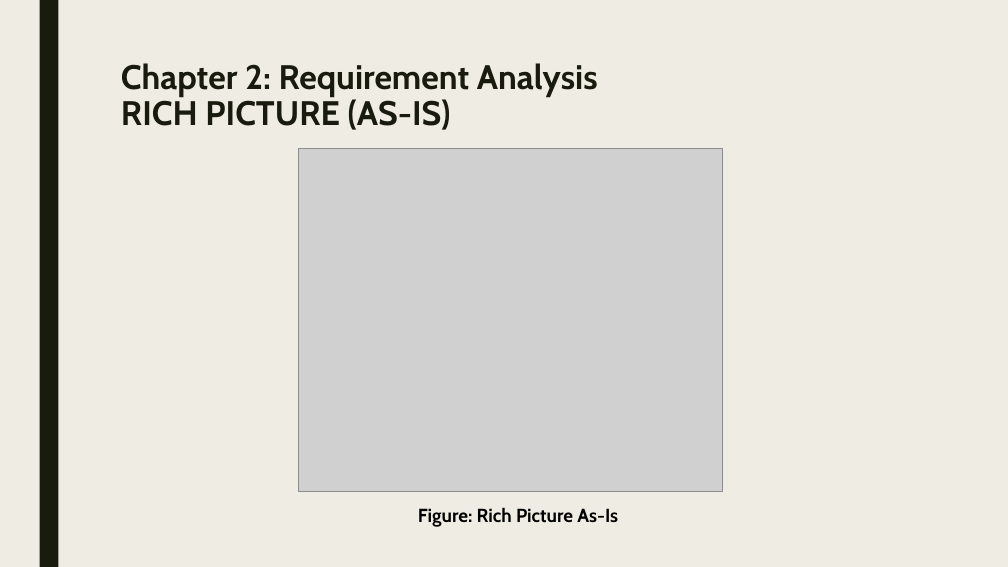
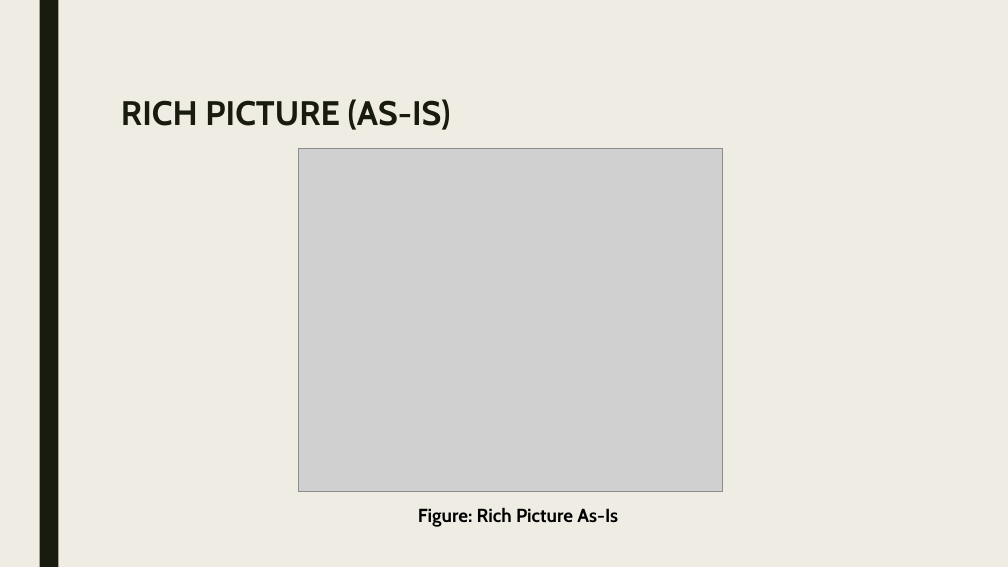
Before and after one commit to moon672/cse-303-1-spring-2021-group-3, a slide deck: slide 5 of Report/PRESENTATION/New Microsoft PowerPoint Presentation.pptx. Drawn at 1008x567 pixels with LibreOffice and Linux fonts; fonts in the diff are those of the drawing; grey boxes stand for pictures. Boxes give left, top, right and bottom in pixels: in the first picture for what was removed or moved away, otherwise in the second. Text is boxed around its words. In the diff, an @@ line names an element or a change of style, - is before the commit and + after.

```diff
--- a/Report/PRESENTATION/New Microsoft PowerPoint Presentation.pptx
+++ b/Report/PRESENTATION/New Microsoft PowerPoint Presentation.pptx
@@ title at bbox=[121, 99, 451, 130]: text changed @@
-Chapter 2: Requirement Analysis
-RICH PICTURE (AS-IS)
+RICH PICTURE (AS-IS)
```
Also in this commit, not shown: 3 other slides changed, 6 slides added, 1 slide removed, 1 other file.
